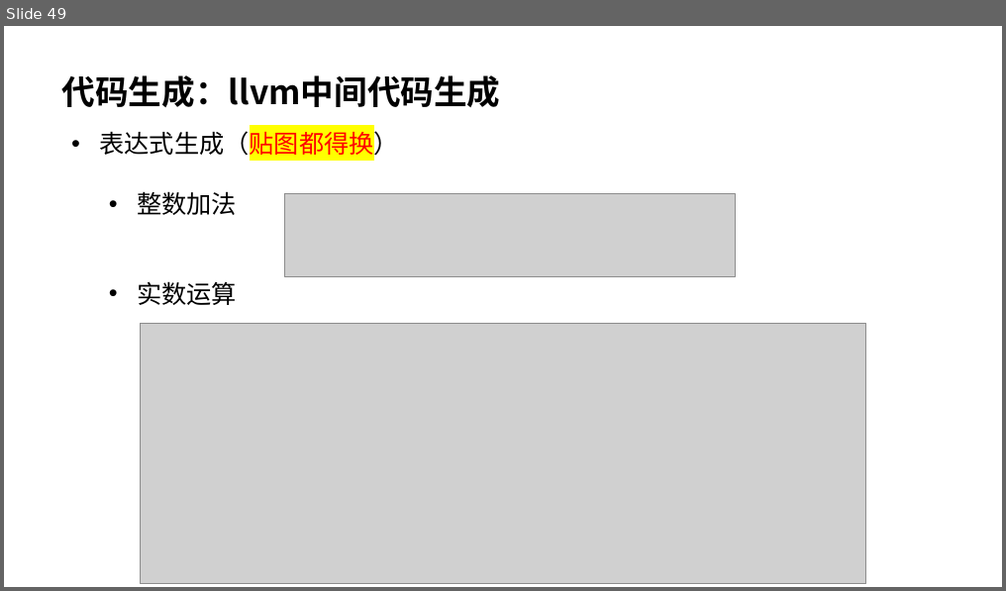
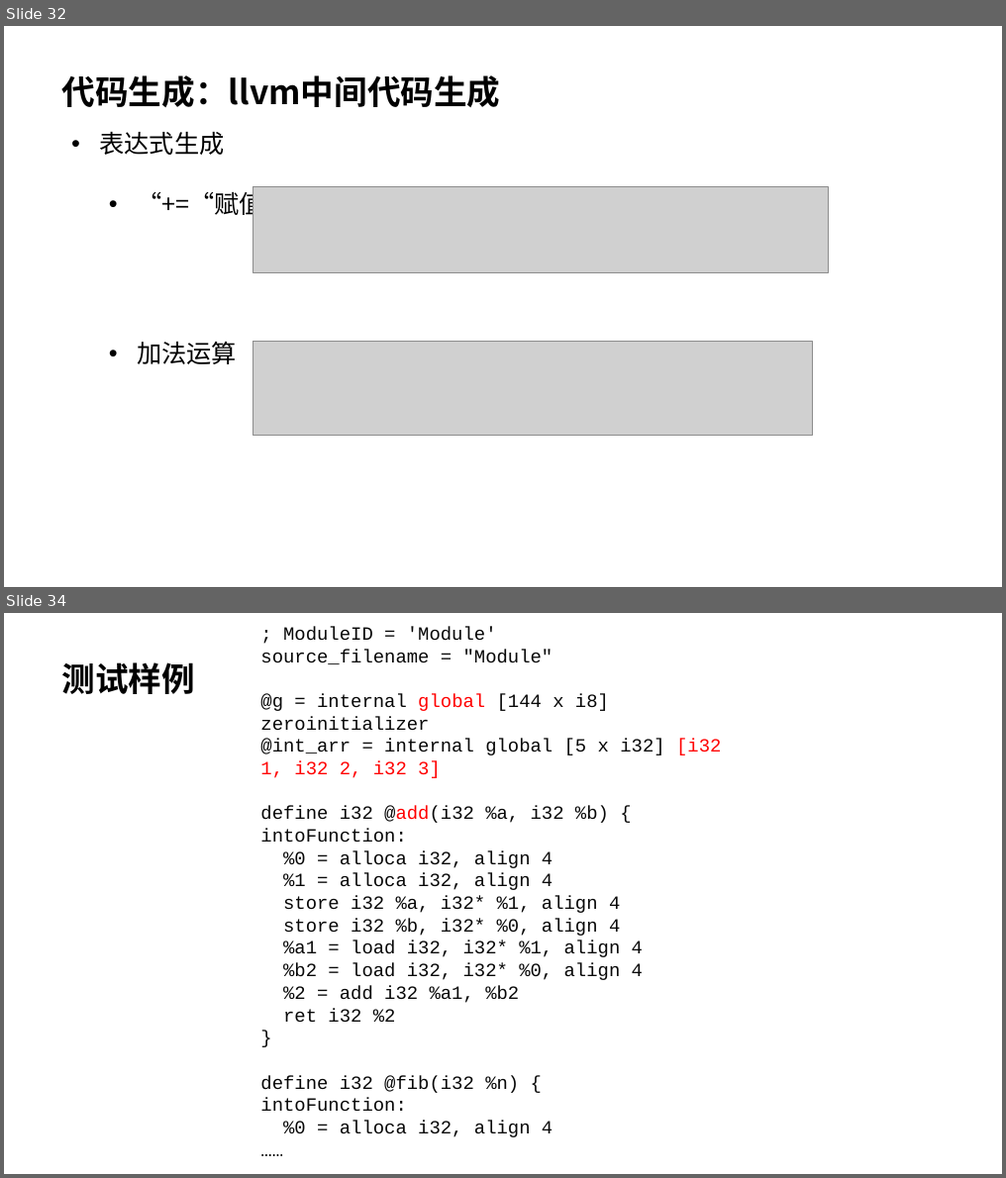
Before and after one commit to acnq/cmplPrcpProject, a slide deck: pre_groupX.pptx. Shown one above the other, each under a label of ours: slide 49 before the commit, slides 32 and 34 after it; the slides between them are not shown. The pictures are 1006x591 and 1006x1178 pixels, drawn with LibreOffice and Linux fonts; fonts in the diff are those of the drawing; grey boxes stand for pictures. Boxes give left, top, right and bottom in pixels: in the first picture for what was removed or moved away, otherwise in the second. Text is boxed around its words. In the diff, an @@ line names an element or a change of style, - is before the commit and + after.

```diff
--- a/pre_groupX.pptx
+++ b/pre_groupX.pptx
@@ slide 34 added at <box>4,613,1002,1174</box>, background #FFFFFF @@
@@ text added at <box>260,627,721,1138</box>, 18 pt, text #080808 @@
+; ModuleID = 'Module'
+source_filename = "Module"
+@g = internal global [144 x i8] zeroinitializer
+@int_arr = internal global [5 x i32] [i32 1, i32 2, i32 3]
+define i32 @add(i32 %a, i32 %b) {
+intoFunction:
+%0 = alloca i32, align 4
+%1 = alloca i32, align 4
+store i32 %a, i32* %1, align 4
+store i32 %b, i32* %0, align 4
+%a1 = load i32, i32* %1, align 4
+%b2 = load i32, i32* %0, align 4
+%2 = add i32 %a1, %b2
+ret i32 %2
+}
+define i32 @fib(i32 %n) {
+intoFunction:
+%0 = alloca i32, align 4
+……
@@ text added at <box>62,663,195,694</box>, 32 pt, text #000000, bold @@
+测试样例
@@ what was slide 49 is now slide 32 @@
@@ slide 32 changed as well @@
@@ background #CCE8CF to #FFFFFF @@
@@ text at <box>100,131,264,365</box>: text changed @@
-• 表达式生成（贴图都得换）
-  • 整数加法
-  • 实数运算
+• 表达式生成
+  • “+=“赋值
+  • 加法运算
@@ picture: place and size @@
-picture at <box>285,193,736,276</box>
+picture at <box>253,186,829,274</box>
@@ picture removed at <box>141,323,866,584</box> @@
@@ picture added at <box>253,341,813,436</box> @@
```
Also in this commit, not shown: 29 other slides changed, 2 other slides added, 34 slides removed, 1 other file.
